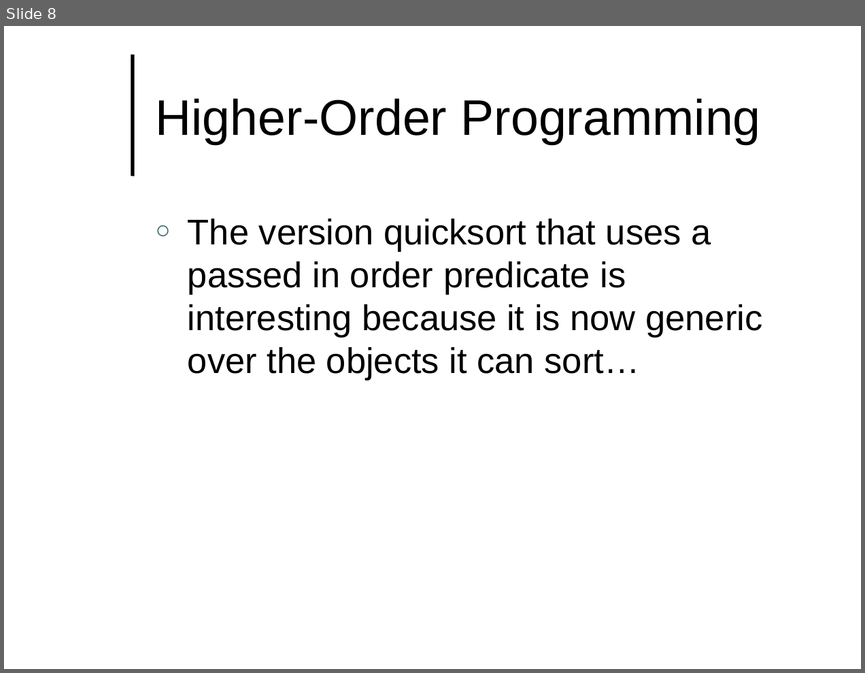
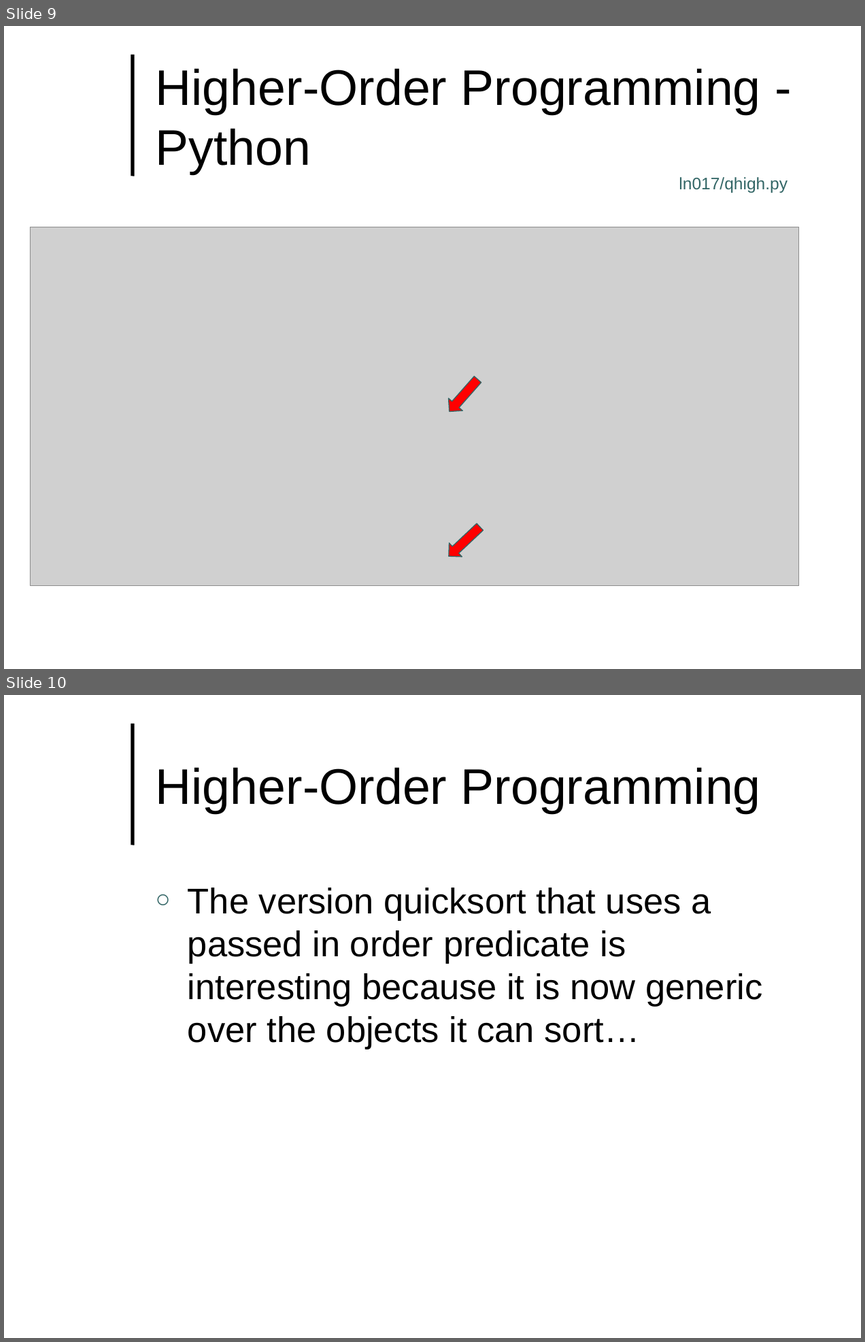
Before and after one commit to lutzhamel/CSC493, a slide deck: notes/csc493-ln017.pptx. Shown one above the other, each under a label of ours: slide 8 before the commit, slides 9 and 10 after it. The pictures are 865x673 and 865x1342 pixels, drawn with LibreOffice and Linux fonts; fonts in the diff are those of the drawing; grey boxes stand for pictures; background and template pictures are left out. Boxes give left, top, right and bottom in pixels: in the first picture for what was removed or moved away, otherwise in the second. Text is boxed around its words. In the diff, an @@ line names an element or a change of style, - is before the commit and + after.

```diff
--- a/notes/csc493-ln017.pptx
+++ b/notes/csc493-ln017.pptx
@@ slide 9 added at [4,26,861,669], background #FFFFFF; not listed: 1 template element that a slide beside it also shows @@
@@ title added at [156,68,761,174], 42 pt, text #000000 @@
+Higher-Order Programming - Python
@@ text added at [679,177,787,193], 14 pt, text #336666 @@
+ln017/qhigh.py
@@ picture added at [30,227,798,585] @@
@@ left arrow added at [442,373,485,418], fill #FF0000, outline #336666 0.75 pt @@
@@ left arrow added at [442,520,486,563], fill #FF0000, outline #336666 0.75 pt @@
@@ what was slide 8 is now slide 10 @@
```
Also in this commit, not shown: 2 other slides added, 8 other files.
